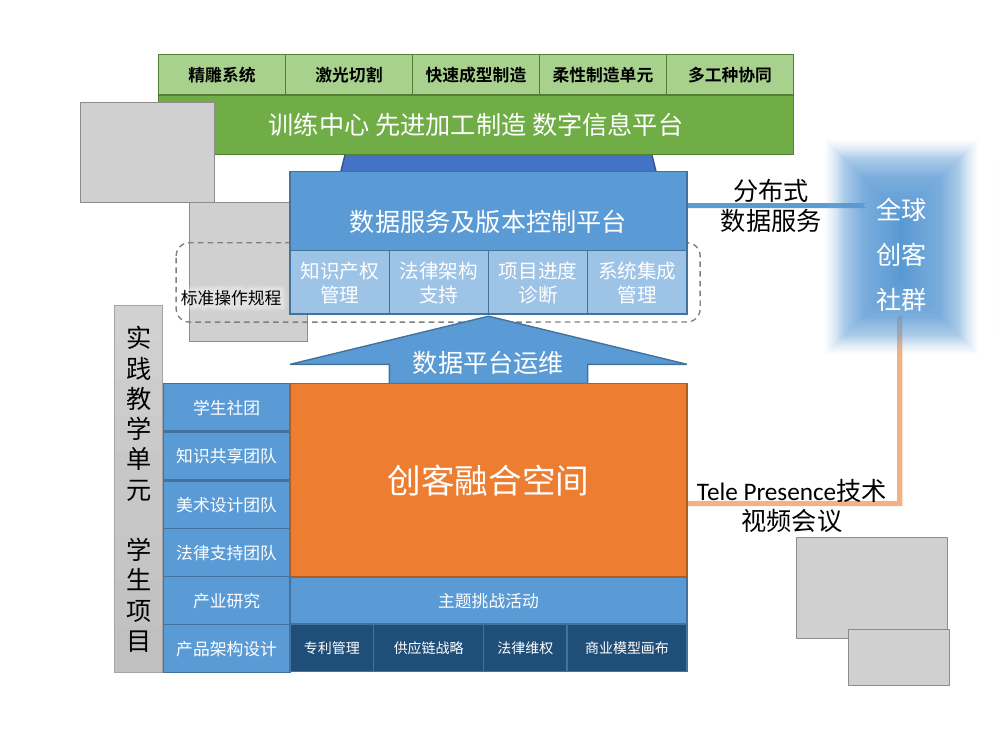
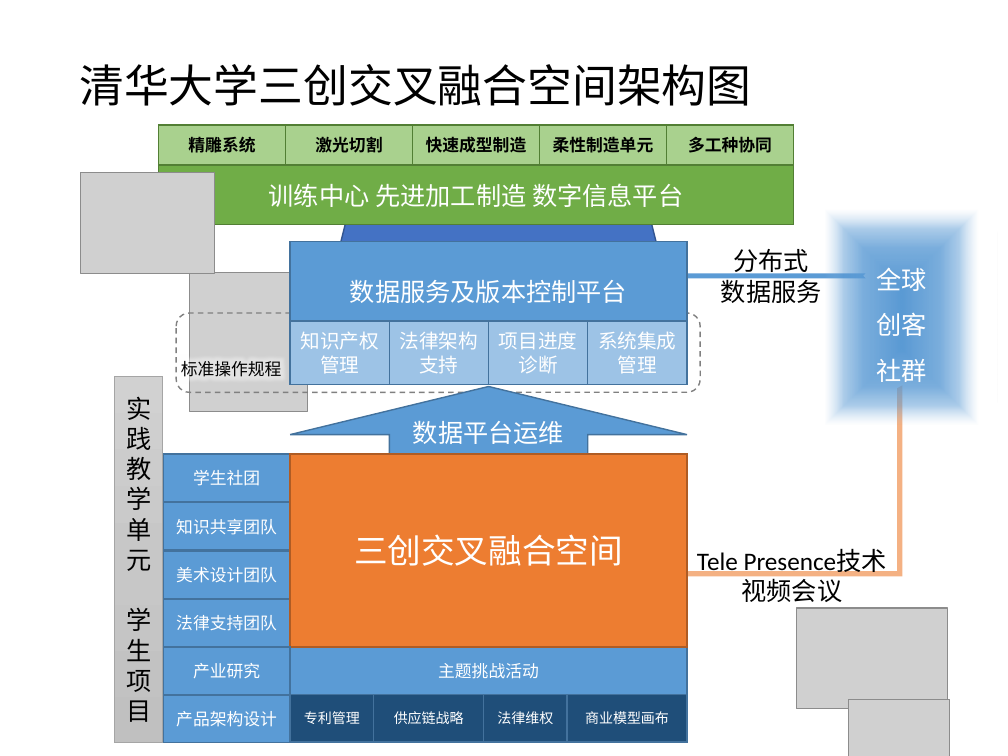
Before and after one commit to woodyme/i.center_my_workzone, a slide deck: slide 1 of 训练中心创客交叉融合空间建设/doc/创客融合空间运行模式.pptx. Drawn at 1008x756 pixels with LibreOffice and Linux fonts; fonts in the diff are those of the drawing; grey boxes stand for pictures. Boxes give left, top, right and bottom in pixels: in the first picture for what was removed or moved away, otherwise in the second. Text is boxed around its words. In the diff, an @@ line names an element or a change of style, - is before the commit and + after.

Commit message:
update 三创空间运行模式

```diff
--- a/训练中心创客交叉融合空间建设/doc/创客融合空间运行模式.pptx
+++ b/训练中心创客交叉融合空间建设/doc/创客融合空间运行模式.pptx
@@ title added at (79, 64, 751, 106), 32 pt, text #000000 @@
+清华大学三创交叉融合空间架构图
@@ 24 rectangles, 4 pictures, 3 texts, 1 up arrow, 1 chevron, 1 trapezoid, 1 half frame, 1 rounded rectangle: place and size @@
-24 rectangles, 4 pictures, 3 texts, 1 up arrow, 1 chevron, 1 trapezoid, 1 half frame, 1 rounded rectangle at (81, 54, 950, 685)
+24 rectangles, 4 pictures, 3 texts, 1 up arrow, 1 chevron, 1 trapezoid, 1 half frame, 1 rounded rectangle at (81, 125, 950, 756)
@@ text in rectangle at (354, 534, 623, 566): text changed @@
-创客融合空间
+三创交叉融合空间
```
Also in this commit, not shown: 4 other slides changed, 1 slide added.
